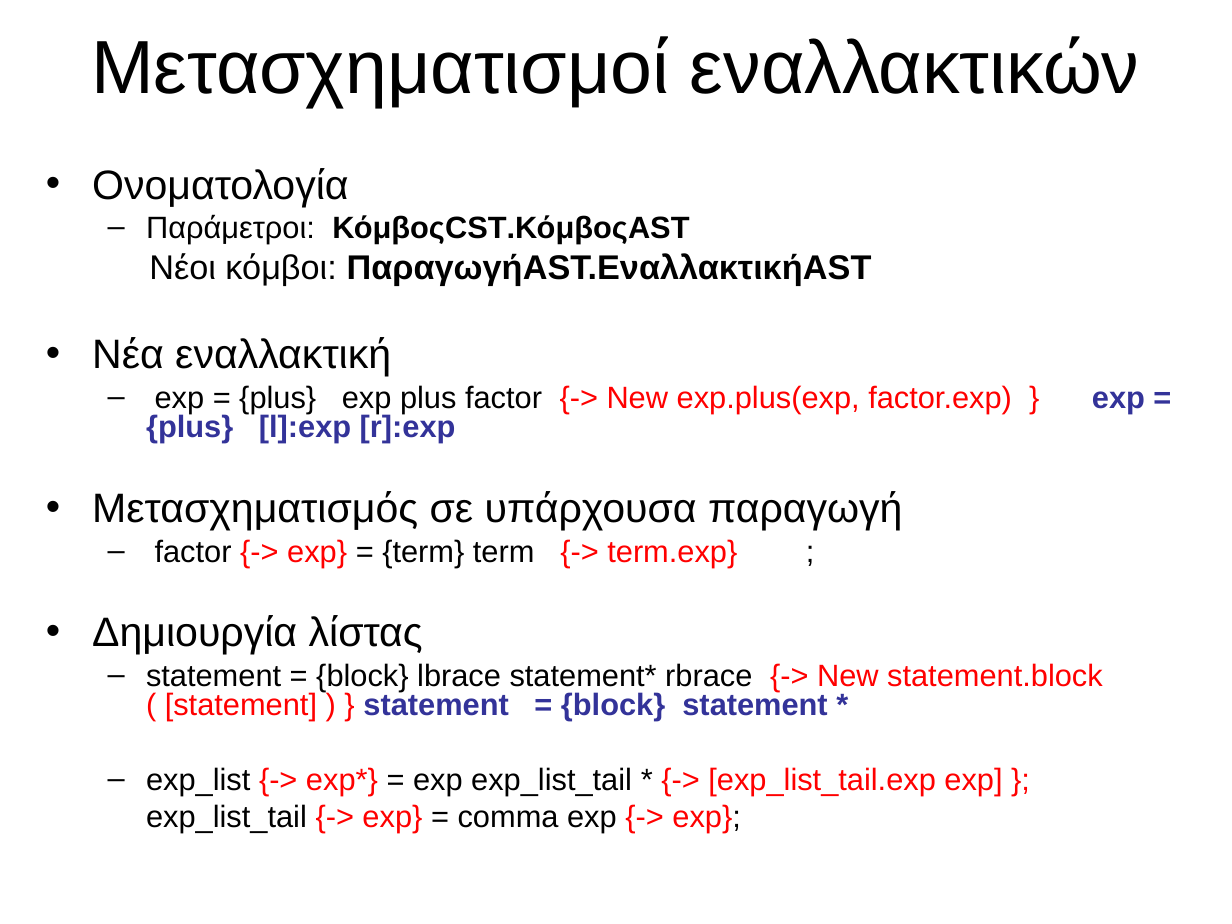
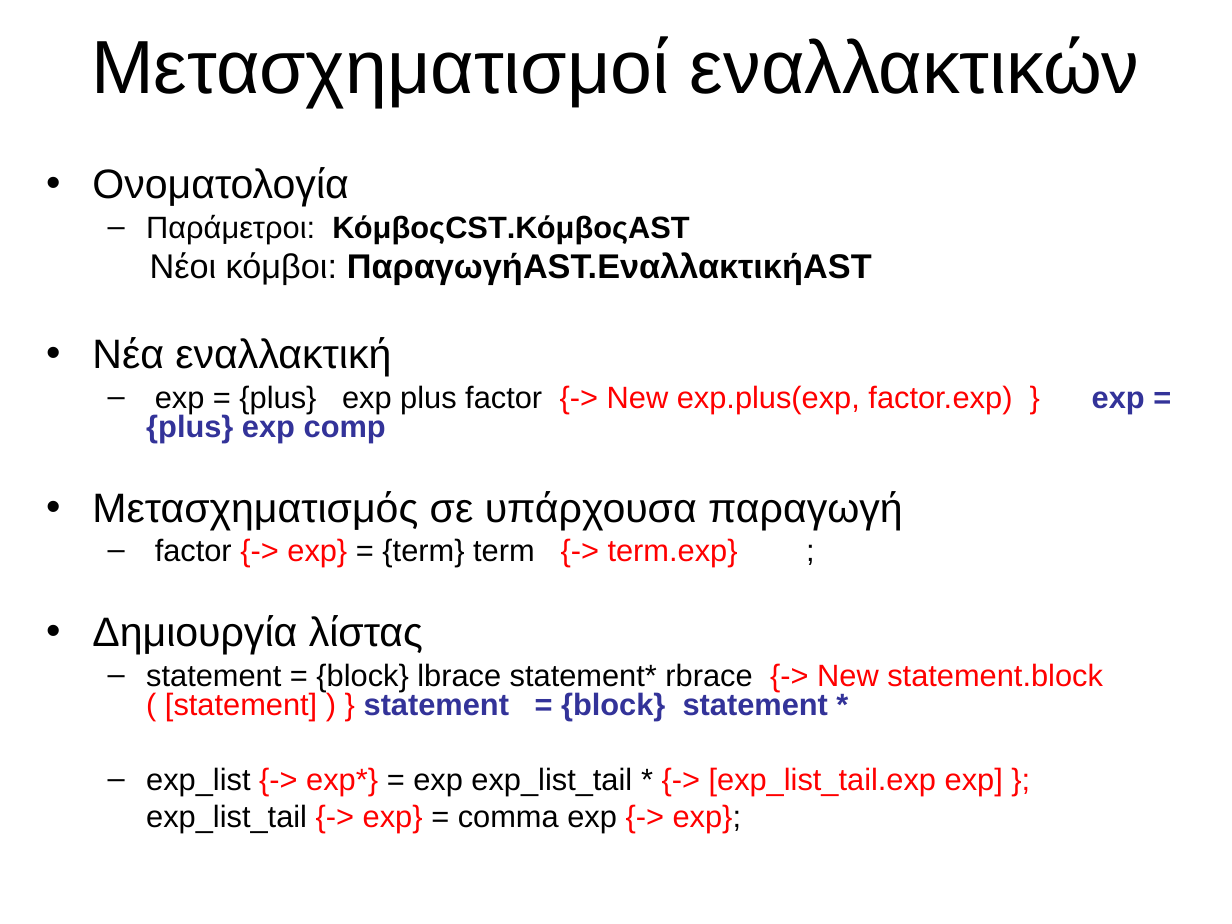
Before and after one commit to Despoina2000/Compiler, a slide deck: slide 8 of ProjectDescription/all_phases/files/cst_to_ast.ppt. Drawn at 1232x924 pixels with LibreOffice and Linux fonts; fonts in the diff are those of the drawing. Boxes give left, top, right and bottom in pixels: in the first picture for what was removed or moved away, otherwise in the second. Text is boxed around its words. In the diff, an @@ line names an element or a change of style, - is before the commit and + after.

```diff
--- a/ProjectDescription/all_phases/files/cst_to_ast.ppt
+++ b/ProjectDescription/all_phases/files/cst_to_ast.ppt
@@ text at bbox=[146, 385, 1012, 443]: text changed @@
-  – exp = {plus} exp plus factor {-> New exp.plus(exp, factor.exp) } exp = {plus} [l]:exp [r]:exp
+  – exp = {plus} exp plus factor {-> New exp.plus(exp, factor.exp) } exp = {plus} exp comp
```
Also in this commit, not shown: 1 other file.
